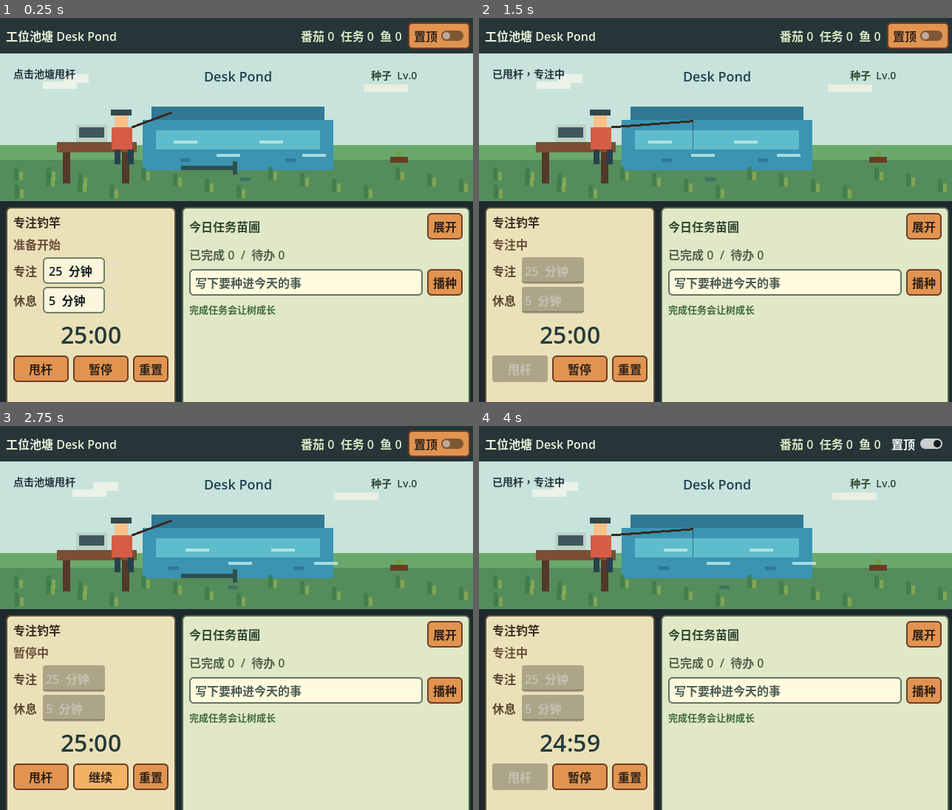
Above: before the commit, frames 1-4 (two rows, left to right).
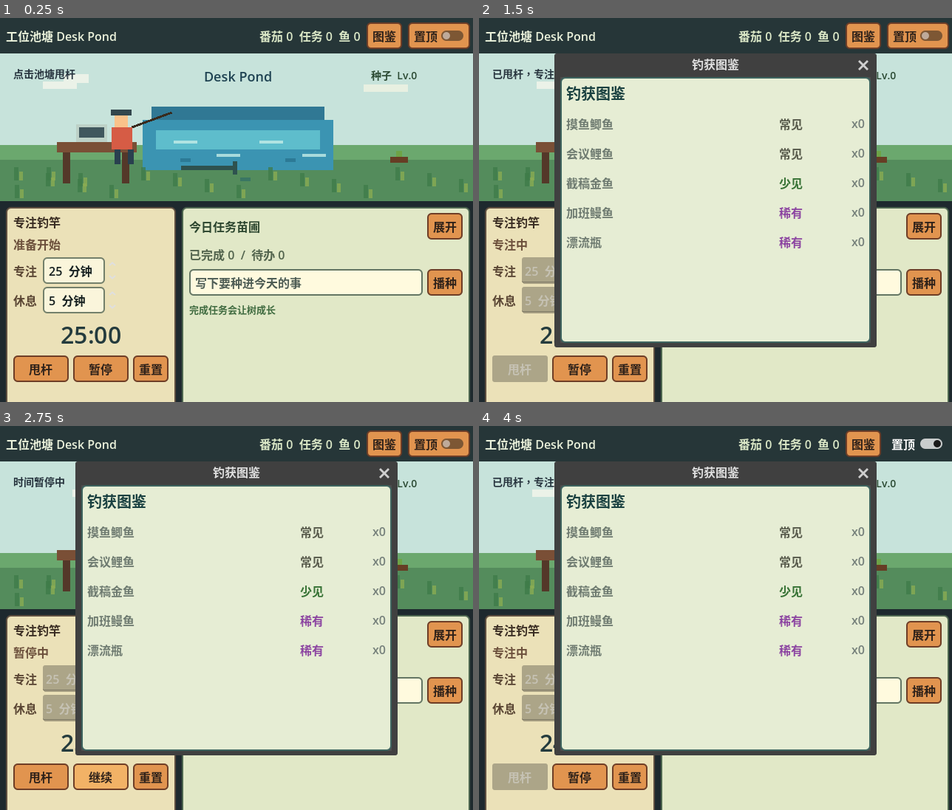
Above: after the commit, the same moments.

Repository: Mr-Salticidae/desk-pond
Game: Godot game, scene res://scenes/Main.tscn
The game is run twice, just before and just after one commit, with the same random seed, the same clock (stepped at 60 frames per second) and the same inputs.
Inputs (mouse positions are in pixels of both pictures, inside the frame that each line leads up to):
- Up to frame 1 (0.25 s): no input
- Up to frame 2 (1.5 s): click (862, 37) at 0.5 s, where only the run after the commit has a clickable "图鉴"; click "甩杆" at 1.25 s
- Up to frame 3 (2.75 s): click "暂停" at 2 s
- Up to frame 4 (4 s): click "继续" at 2.75 s; click "置顶" at 3.5 s

The runs differ from the first frame. In frame 1, 0.9% of the frame differs, in the area x 54-85%, y 1-9%; in frame 2, 41%; in frame 3, 41%, in the area x 2-85%, y 1-86%; in frame 4, 41%.

Commit message:
Add pomodoro cycle and fish collection

Diff:
--- a/scripts/fishing_manager.gd
+++ b/scripts/fishing_manager.gd
@@ -48,3 +48,6 @@
 
 func get_fish_count() -> Dictionary:
 	return fish_count.duplicate(true)
+
+func get_fish_data() -> Array:
+	return fish_data.duplicate(true)
--- a/scripts/main.gd
+++ b/scripts/main.gd
@@ -19,6 +19,8 @@
 var reward_popup: RewardPopup
 var stats_label: Label
 var always_on_top_button: CheckButton
+var collection_window: Window
+var collection_list: VBoxContainer
 
 func _ready() -> void:
 	get_window().min_size = Vector2i(640, 520)
@@ -70,6 +72,12 @@
 	stats_label.add_theme_color_override("font_color", Color(0.86, 0.91, 0.78))
 	top_bar.add_child(stats_label)
 
+	var collection_button := Button.new()
+	collection_button.text = "图鉴"
+	collection_button.tooltip_text = "查看钓获收藏"
+	collection_button.pressed.connect(_open_collection_window)
+	top_bar.add_child(collection_button)
+
 	always_on_top_button = CheckButton.new()
 	always_on_top_button.text = "置顶"
 	always_on_top_button.button_pressed = bool(save_data["settings"].get("always_on_top", false))
@@ -108,6 +116,7 @@
 
 	reward_popup = RewardPopupScene.instantiate()
 	add_child(reward_popup)
+	_build_collection_window()
 
 func _setup_modules() -> void:
 	fishing_manager.set_fish_count(save_data.get("fish_count", {}))
@@ -128,6 +137,7 @@
 
 	_on_tree_growth_changed(tree_manager.growth_points, tree_manager.tree_stage)
 	_update_stats()
+	_render_collection()
 
 func _on_focus_completed() -> void:
 	save_data["pomodoro_completed"] = int(save_data.get("pomodoro_completed", 0)) + 1
@@ -135,6 +145,7 @@
 	save_data["fish_count"] = fishing_manager.get_fish_count()
 	pixel_world.play_focus_feedback()
 	reward_popup.show_reward(fish)
+	_render_collection()
 	_save_now()
 
 func _on_task_completed(_task: Dictionary) -> void:
@@ -157,7 +168,7 @@
 
 func _on_timer_state_changed(state: String) -> void:
 	if pixel_world:
-		pixel_world.set_fishing_active(state == "focusing")
+		pixel_world.set_activity_state(state)
 
 func _on_timer_settings_changed(settings: Dictionary) -> void:
 	save_data["settings"]["focus_minutes"] = int(settings.get("focus_minutes", save_data["settings"].get("focus_minutes", 25)))
@@ -175,6 +186,99 @@
 
 func _apply_window_settings() -> void:
 	get_window().always_on_top = bool(save_data["settings"].get("always_on_top", false))
+
+func _open_collection_window() -> void:
+	if collection_window == null:
+		_build_collection_window()
+	_render_collection()
+	collection_window.popup_centered()
+
+func _build_collection_window() -> void:
+	if collection_window != null:
+		return
+	collection_window = Window.new()
+	collection_window.title = "钓获图鉴"
+	collection_window.size = Vector2i(420, 360)
+	collection_window.visible = false
+	collection_window.close_requested.connect(collection_window.hide)
+	add_child(collection_window)
+
+	var panel := PanelContainer.new()
+	panel.set_anchors_and_offsets_preset(Control.PRESET_FULL_RECT)
+	panel.add_theme_stylebox_override("panel", _make_stylebox(Color(0.90, 0.93, 0.83), Color(0.24, 0.39, 0.37), 2, 6))
+	collection_window.add_child(panel)
+
+	var root := VBoxContainer.new()
+	root.add_theme_constant_override("separation", 10)
+	panel.add_child(root)
+
+	var title := Label.new()
+	title.text = "钓获图鉴"
+	title.add_theme_font_size_override("font_size", 20)
+	title.add_theme_color_override("font_color", Color(0.10, 0.25, 0.25))
+	root.add_child(title)
+
+	var scroll := ScrollContainer.new()
+	scroll.size_flags_horizontal = Control.SIZE_EXPAND_FILL
+	scroll.size_flags_vertical = Control.SIZE_EXPAND_FILL
+	scroll.horizontal_scroll_mode = ScrollContainer.SCROLL_MODE_DISABLED
+	root.add_child(scroll)
+
+	collection_list = VBoxContainer.new()
+	collection_list.add_theme_constant_override("separation", 6)
+	collection_list.size_flags_horizontal = Control.SIZE_EXPAND_FILL
+	scroll.add_child(collection_list)
+
+func _render_collection() -> void:
+	if collection_list == null or fishing_manager == null:
+		return
+	for child in collection_list.get_children():
+		child.queue_free()
+	var counts := fishing_manager.get_fish_count()
+	for fish in fishing_manager.get_fish_data():
+		var fish_id := String(fish.get("id", ""))
+		var count := int(counts.get(fish_id, 0))
+		var row := HBoxContainer.new()
+		row.custom_minimum_size = Vector2(0, 34)
+		row.add_theme_constant_override("separation", 8)
+		collection_list.add_child(row)
+
+		var name_label := Label.new()
+		name_label.text = String(fish.get("name", "神秘小鱼"))
+		name_label.size_flags_horizontal = Control.SIZE_EXPAND_FILL
+		name_label.add_theme_color_override("font_color", Color(0.13, 0.20, 0.19) if count > 0 else Color(0.43, 0.48, 0.44))
+		row.add_child(name_label)
+
+		var rarity_label := Label.new()
+		rarity_label.text = _rarity_name(String(fish.get("rarity", "common")))
+		rarity_label.custom_minimum_size = Vector2(64, 0)
+		rarity_label.add_theme_color_override("font_color", _rarity_color(String(fish.get("rarity", "common"))))
+		row.add_child(rarity_label)
+
+		var count_label := Label.new()
+		count_label.text = "x%d" % count
+		count_label.custom_minimum_size = Vector2(44, 0)
+		count_label.horizontal_alignment = HORIZONTAL_ALIGNMENT_RIGHT
+		count_label.add_theme_color_override("font_color", Color(0.08, 0.35, 0.38) if count > 0 else Color(0.46, 0.50, 0.48))
+		row.add_child(count_label)
+
+func _rarity_name(rarity: String) -> String:
+	match rarity:
+		"uncommon":
+			return "少见"
+		"rare":
+			return "稀有"
+		_:
+			return "常见"
+
+func _rarity_color(rarity: String) -> Color:
+	match rarity:
+		"uncommon":
+			return Color(0.22, 0.45, 0.21)
+		"rare":
+			return Color(0.55, 0.27, 0.63)
+		_:
+			return Color(0.35, 0.36, 0.30)
 
 func _apply_theme() -> void:
 	var game_theme := Theme.new()
--- a/scripts/pixel_world.gd
+++ b/scripts/pixel_world.gd
@@ -48,9 +48,20 @@
 			queue_redraw()
 
 func set_fishing_active(active: bool) -> void:
-	fishing_active = active
+	set_activity_state("focusing" if active else "idle")
+
+func set_activity_state(timer_state: String) -> void:
+	fishing_active = timer_state == "focusing"
 	if status_label:
-		status_label.text = "已甩杆，专注中" if active else "点击池塘甩杆"
+		match timer_state:
+			"focusing":
+				status_label.text = "已甩杆，专注中"
+			"break":
+				status_label.text = "收竿休息中"
+			"paused":
+				status_label.text = "时间暂停中"
+			_:
+				status_label.text = "点击池塘甩杆"
 	queue_redraw()
 
 func update_tree_visual(stage: int, growth_points: int = 0) -> void:
--- a/scripts/pomodoro_timer.gd
+++ b/scripts/pomodoro_timer.gd
@@ -2,6 +2,7 @@
 class_name PomodoroTimer
 
 signal focus_completed
+signal break_completed
 signal timer_tick(seconds_left: int)
 signal state_changed(state: String)
 signal settings_changed(settings: Dictionary)
@@ -12,6 +13,7 @@
 const MAX_BREAK_MINUTES = 60
 
 var state := "idle"
+var paused_from_state := "idle"
 var focus_seconds := 25 * 60
 var break_seconds := 5 * 60
 var seconds_left := focus_seconds
@@ -40,7 +42,7 @@
 	_update_time_label()
 
 func start_focus() -> void:
-	if state == "focusing":
+	if state == "focusing" or state == "break":
 		return
 	if state == "idle" or state == "completed":
 		seconds_left = focus_seconds
@@ -48,11 +50,12 @@
 	countdown_timer.start()
 
 func pause_or_resume() -> void:
-	if state == "focusing":
+	if state == "focusing" or state == "break":
+		paused_from_state = state
 		countdown_timer.stop()
 		_apply_state("paused")
 	elif state == "paused":
-		_apply_state("focusing")
+		_apply_state(paused_from_state)
 		countdown_timer.start()
 
 func reset_timer() -> void:
@@ -62,18 +65,28 @@
 	_update_time_label()
 
 func _on_timeout() -> void:
-	if state != "focusing":
+	if state != "focusing" and state != "break":
 		return
 	seconds_left -= 1
 	timer_tick.emit(seconds_left)
 	_update_time_label()
 	if seconds_left <= 0:
 		countdown_timer.stop()
-		_apply_state("completed")
-		focus_completed.emit()
-		seconds_left = focus_seconds
-		_apply_state("idle")
-		_update_time_label()
+		if state == "focusing":
+			_apply_state("completed")
+			focus_completed.emit()
+			_start_break()
+		else:
+			break_completed.emit()
+			seconds_left = focus_seconds
+			_apply_state("idle")
+			_update_time_label()
+
+func _start_break() -> void:
+	seconds_left = break_seconds
+	_apply_state("break")
+	_update_time_label()
+	countdown_timer.start()
 
 func _build_ui() -> void:
 	if countdown_timer != null:
@@ -184,7 +197,7 @@
 	if pause_button:
 		pause_button.text = "继续" if state == "paused" else "暂停"
 	if start_button:
-		start_button.disabled = state == "focusing"
+		start_button.disabled = state == "focusing" or state == "break"
 	if focus_spin:
 		focus_spin.editable = state == "idle" or state == "completed"
 	if break_spin:
--- a/scripts/task_manager.gd
+++ b/scripts/task_manager.gd
@@ -69,6 +69,19 @@
 	task_deleted.emit(task_id)
 	tasks_changed.emit(get_tasks())
 
+func clear_completed_tasks() -> void:
+	var remaining: Array = []
+	var removed_count := 0
+	for task in tasks:
+		if bool(task.get("done", false)):
+			removed_count += 1
+		else:
+			remaining.append(task)
+	tasks = remaining
+	_render_tasks()
+	_show_feedback("已清理 %d 个完成任务" % removed_count if removed_count > 0 else "没有需要清理的完成任务")
+	tasks_changed.emit(get_tasks())
+
 func toggle_task(task_id: String, done: bool) -> void:
 	for i in range(tasks.size()):
 		var task: Dictionary = tasks[i]
@@ -180,11 +193,14 @@
 		child.queue_free()
 
 func _update_progress() -> void:
+	var done_count := 0
 	var open_count := 0
 	for task in tasks:
-		if not bool(task.get("done", false)):
+		if bool(task.get("done", false)):
+			done_count += 1
+		else:
 			open_count += 1
-	var text := "已完成 %d  /  待办 %d" % [tasks_completed_today, open_count]
+	var text := "已完成 %d  /  待办 %d" % [done_count, open_count]
 	if progress_label:
 		progress_label.text = text
 	if full_progress_label:
@@ -236,7 +252,18 @@
 	title.text = "完整代办清单"
 	title.add_theme_font_size_override("font_size", 20)
 	title.add_theme_color_override("font_color", Color(0.12, 0.24, 0.15))
-	root.add_child(title)
+	title.size_flags_horizontal = Control.SIZE_EXPAND_FILL
+
+	var header := HBoxContainer.new()
+	header.add_theme_constant_override("separation", 8)
+	root.add_child(header)
+	header.add_child(title)
+
+	var clear_button := Button.new()
+	clear_button.text = "清理完成"
+	clear_button.tooltip_text = "移除已经完成的任务"
+	clear_button.pressed.connect(clear_completed_tasks)
+	header.add_child(clear_button)
 
 	full_progress_label = Label.new()
 	full_progress_label.add_theme_color_override("font_color", Color(0.32, 0.39, 0.30))
